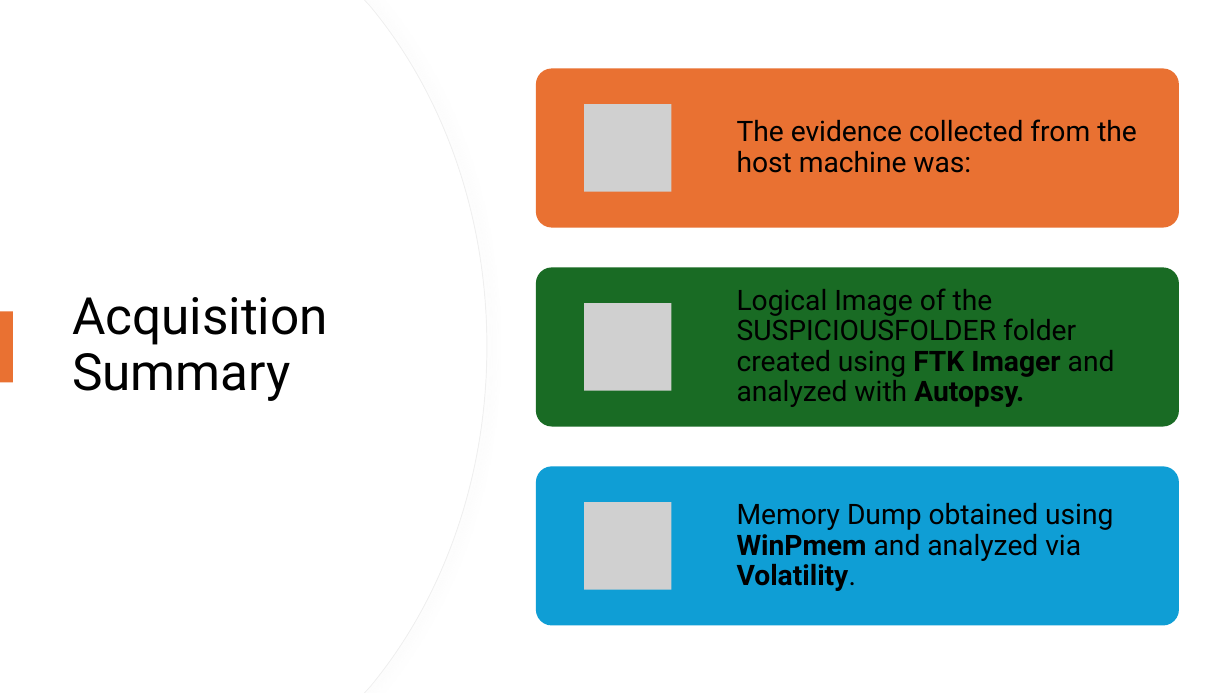
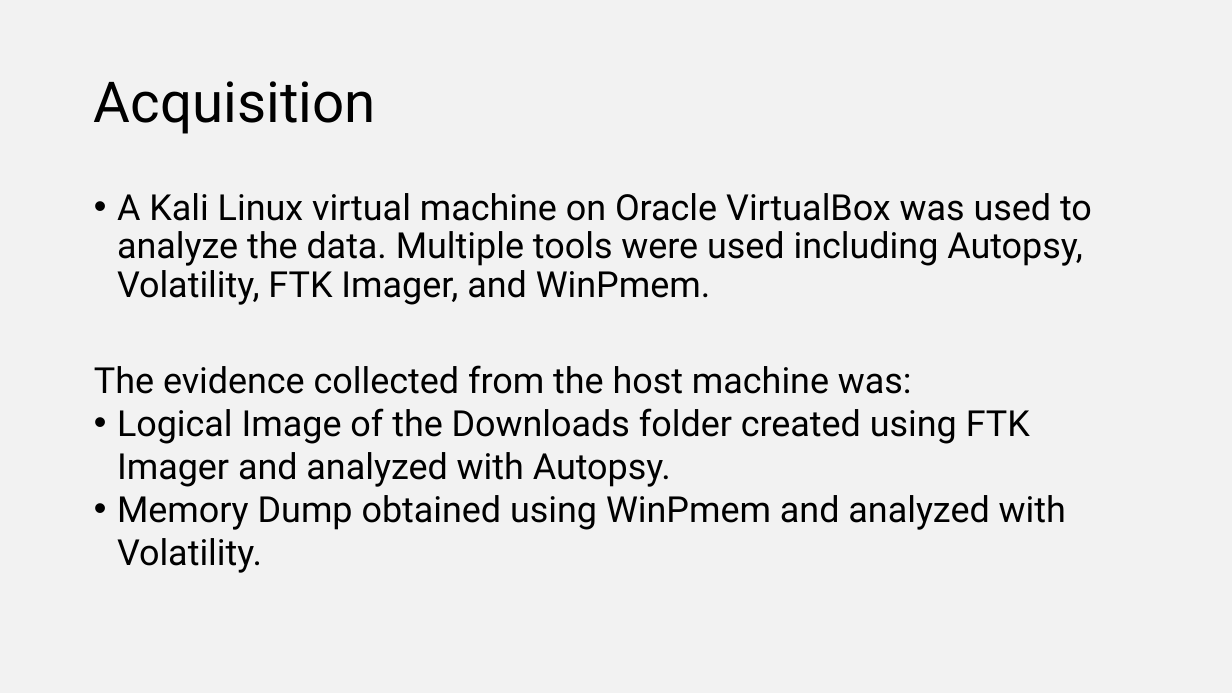
Before and after one commit to wendeldjr/Forensics_Kali_Project, a slide deck: slide 4 of Forensic Project Phase 4.pptx (slide 3 before the commit). Drawn at 1232x693 pixels with LibreOffice and Linux fonts; fonts in the diff are those of the drawing; grey boxes stand for pictures. Boxes give left, top, right and bottom in pixels: in the first picture for what was removed or moved away, otherwise in the second. Text is boxed around its words. In the diff, an @@ line names an element or a change of style, - is before the commit and + after.

```diff
--- a/Forensic Project Phase 4.pptx
+++ b/Forensic Project Phase 4.pptx
@@ background #FFFFFF to #F2F2F2 @@
@@ freeform shape removed at (0,0,487,693) @@
@@ freeform shape removed at (0,0,486,693) @@
@@ title at (94,81,376,134): text changed; size 40 to 44 pt @@
-Acquisition Summary
+Acquisition
@@ text added at (94,193,1092,573), 28 pt, text #000000 @@
+• A Kali Linux virtual machine on Oracle VirtualBox was used to analyze the data. Multiple tools were used including Autopsy, Volatility, FTK Imager, and WinPmem.
+The evidence collected from the host machine was:
+• Logical Image of the Downloads folder created using FTK Imager and analyzed with Autopsy.
+• Memory Dump obtained using WinPmem and analyzed with Volatility.
@@ rectangle removed at (0,311,13,383) @@
@@ group removed at (536,68,1179,626): 3 rounded rectangles, 3 pictures, 3 texts @@
-The evidence collected from the host machine was:
-Logical Image of the SUSPICIOUSFOLDER folder created using FTK Imager and analyzed with Autopsy.
-Memory Dump obtained using WinPmem and analyzed via Volatility.
```
Also in this commit, not shown: 3 other slides changed, 10 slides added, 3 slides removed, 6 other files.
